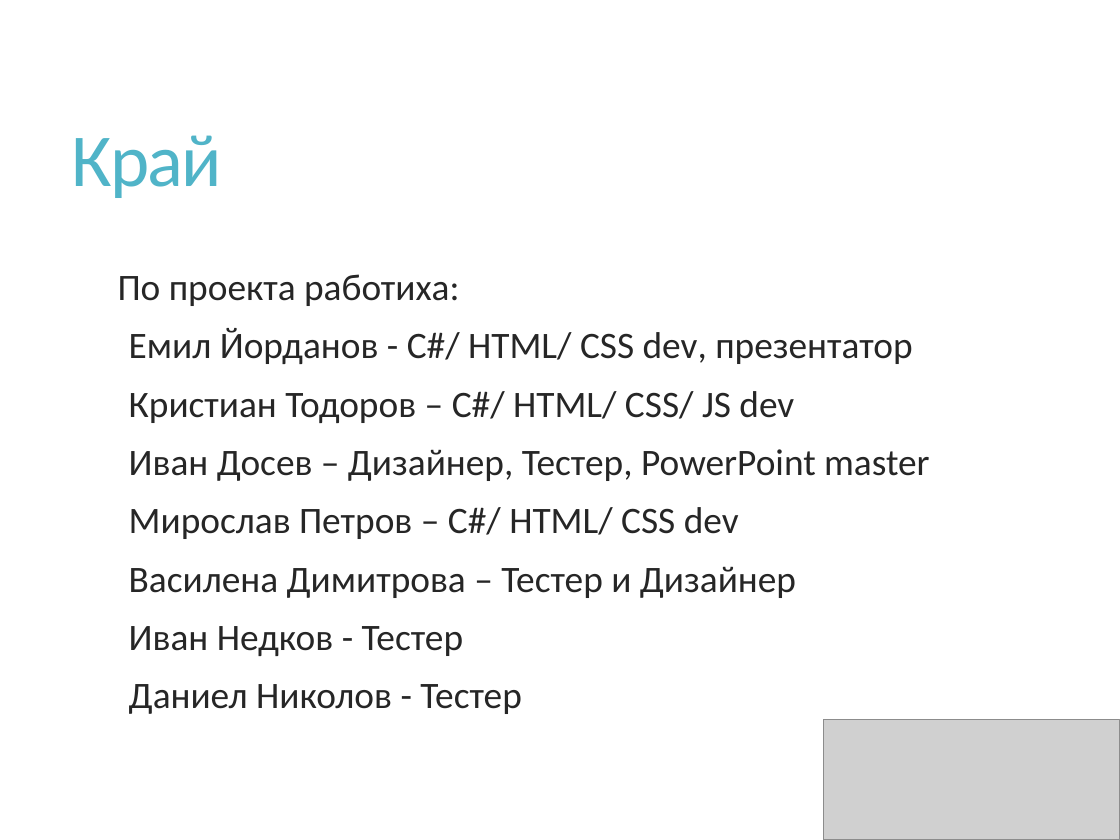
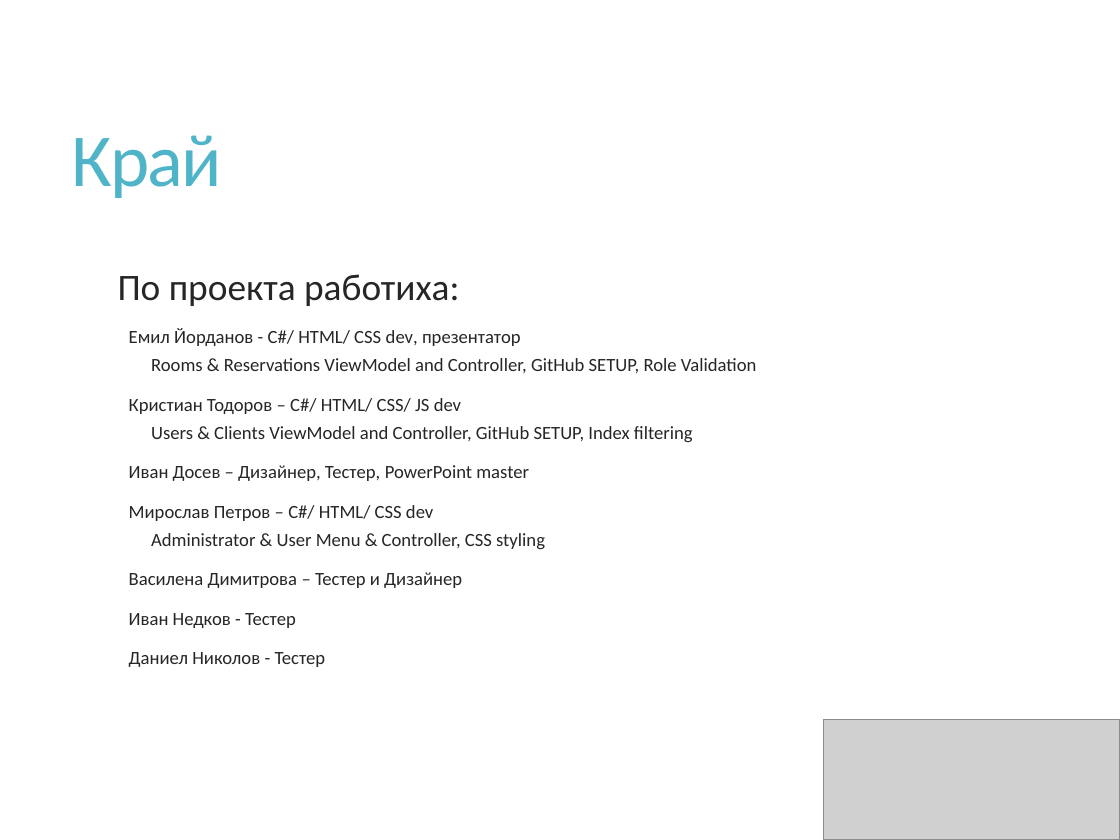
Before and after one commit to zyppyvids/HotelSys, a slide deck: slide 12 of Presentation/HotelSys.pptx (slide 10 before the commit). Drawn at 1120x840 pixels with LibreOffice and Linux fonts; fonts in the diff are those of the drawing; grey boxes stand for pictures. Boxes give left, top, right and bottom in pixels: in the first picture for what was removed or moved away, otherwise in the second. Text is boxed around its words. In the diff, an @@ line names an element or a change of style, - is before the commit and + after.

```diff
--- a/Presentation/HotelSys.pptx
+++ b/Presentation/HotelSys.pptx
@@ text at (129, 328, 529, 667): size 24 to 12 pt in "Емил Йорданов - C#/ HTML/ CSS dev, ...", "Кристиан Тодоров – C#/ HTML/ CSS/ JS ...", "Иван Досев – Дизайнер, Тестер, PowerPoint master", "Мирослав Петров – C#/ HTML/ CSS dev" and 3 more places @@
@@ text at (151, 358, 757, 373): paragraph added @@
+    Rooms & Reservations ViewModel and Controller, GitHub SETUP, Role Validation
@@ text at (151, 426, 693, 442): paragraph added @@
+    Users & Clients ViewModel and Controller, GitHub SETUP, Index filtering
@@ text at (151, 533, 545, 549): paragraph added @@
+    Administrator & User Menu & Controller, CSS styling
```
Also in this commit, not shown: 3 other slides changed, 2 slides added, 5 other files.
